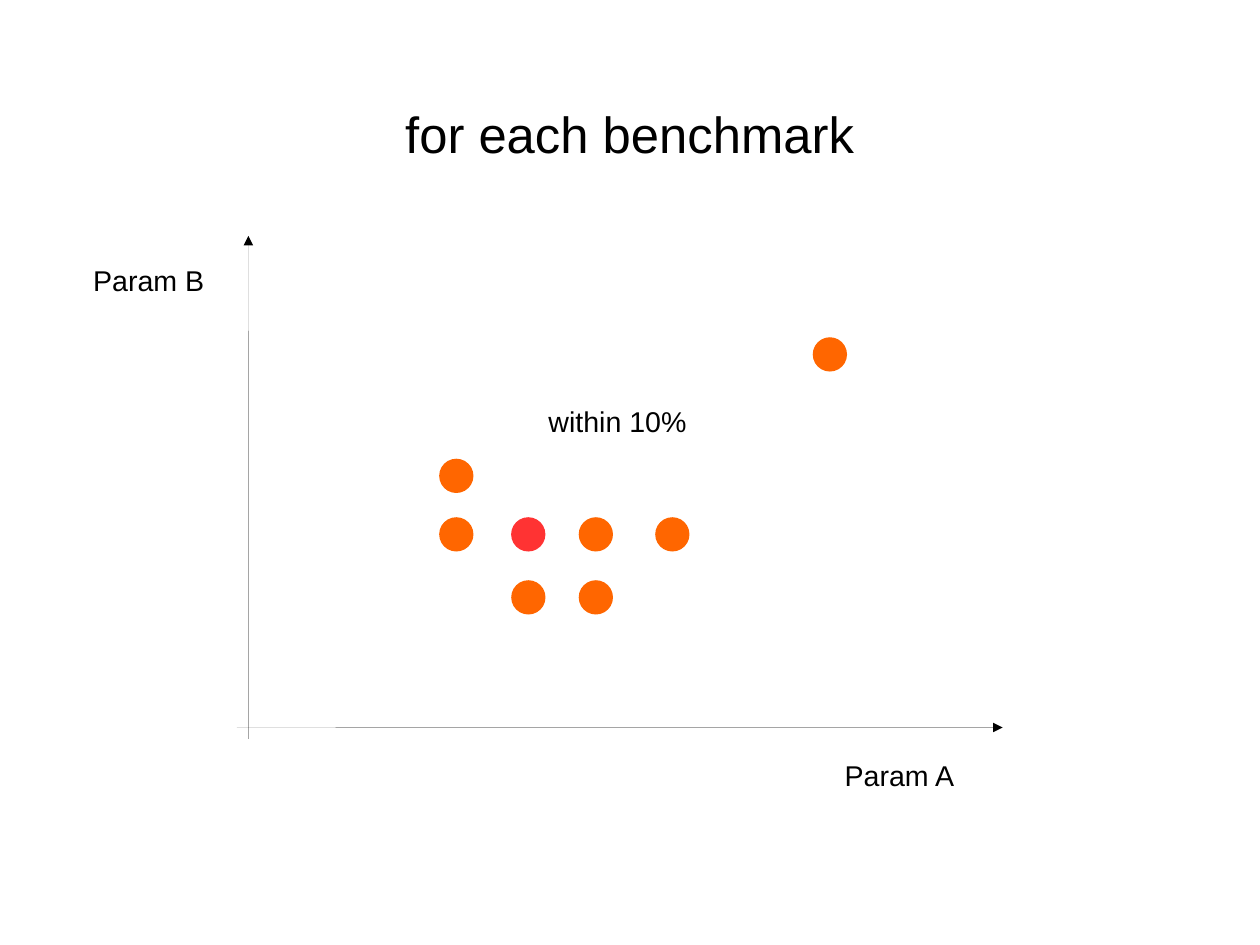
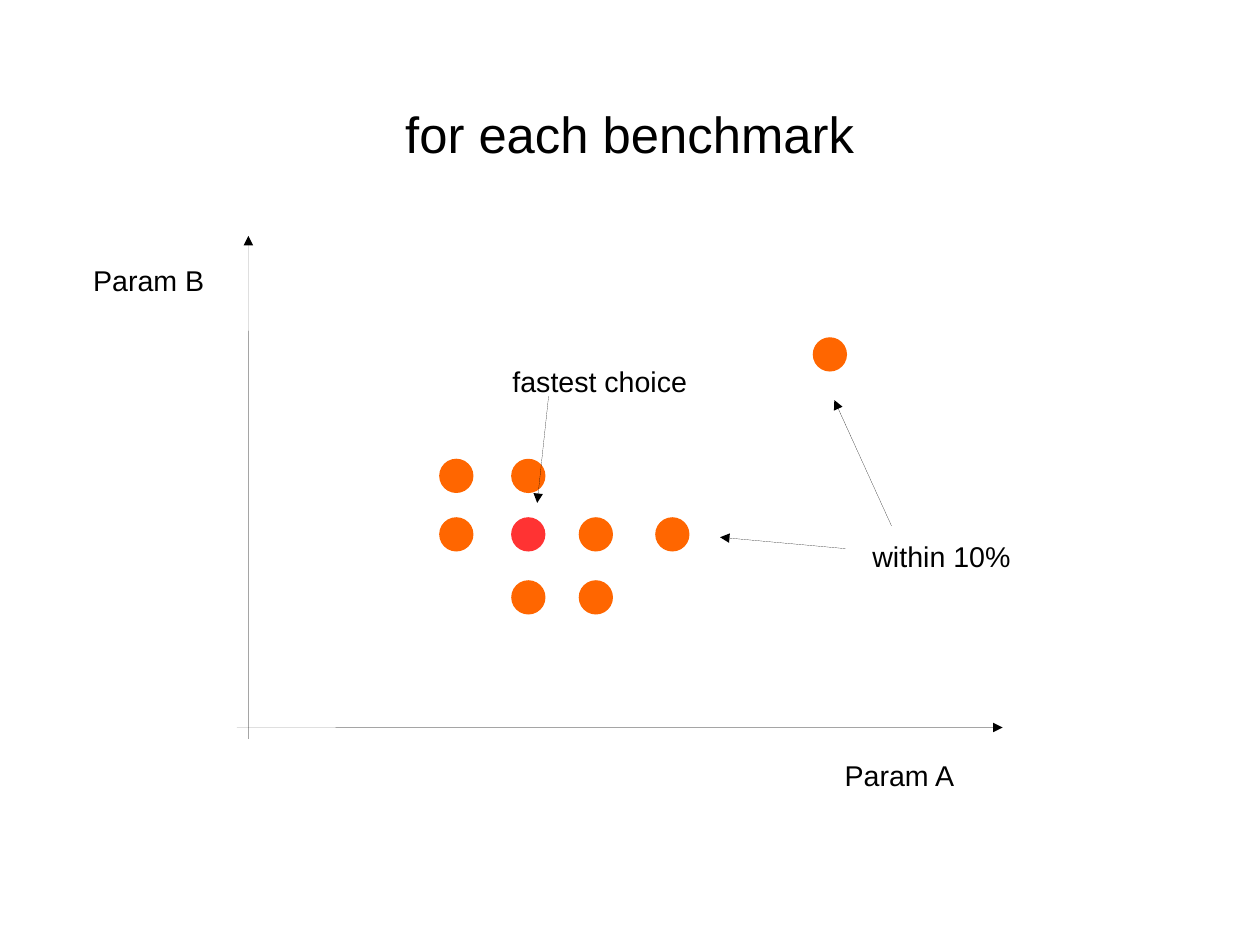
Before and after one commit to o-/ml_hw, a slide deck: slide 5 of project/presentation.odp (slide 6 before the commit). Drawn at 1260x945 pixels with LibreOffice and Linux fonts; fonts in the diff are those of the drawing. Boxes give left, top, right and bottom in pixels: in the first picture for what was removed or moved away, otherwise in the second. Text is boxed around its words. In the diff, an @@ line names an element or a change of style, - is before the commit and + after.

```diff
--- a/project/presentation.odp
+++ b/project/presentation.odp
@@ text added at box(512, 371, 687, 397), 18 pt, text #000000 @@
+fastest choice
@@ arrow added from (549, 397) to (537, 503), #000000 0 pt @@
@@ arrow added from (892, 526) to (835, 400), #000000 0 pt @@
@@ ellipse added at box(511, 458, 545, 493), fill #FF6600 @@
@@ arrow added from (846, 549) to (720, 537), #000000 0 pt @@
@@ text "within 10%": place and size @@
-text "within 10%" at box(548, 411, 686, 433)
+text "within 10%" at box(872, 546, 1010, 568)
```
Also in this commit, not shown: 4 other slides changed, 1 slide added, 2 slides removed, 1 other file.
